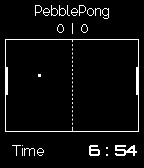
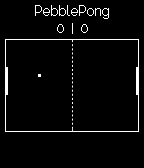
Before/after of a 144px x 168px layered artwork. What changed in the layer stack:
removed layer "6 : 54" over left=89, top=145, right=137, bottom=156
removed layer "Time" over left=12, top=145, right=44, bottom=156
